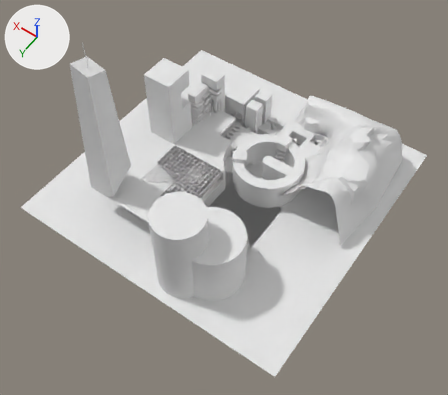
Renders of the Blender file Assets/Models/City/CityNewMaster.blend from each side of a commit.
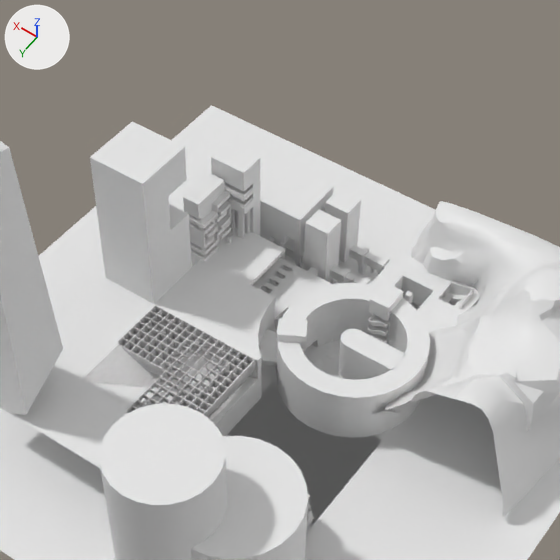
Old and new are each drawn whole from a camera (50 mm lens) standing at (-154.0, 284.0, 329.0) and looking at (-18.0, 92.0, 28.0) and again close up on the part from 23% to 82% of the width and 0% to 67% of the height. The axes (+X, +Y, +Z) are drawn at upper left. The lights are the same throughout.

The scene before the commit, as lines of its bpy script (objects in view):
```python
me_cube_082 = bpy.data.meshes.new('Cube.082')
me_cube_082.from_pydata(...)  # a box spanning x -1.0..19.0, y -19.0..1.0, z 0.0..51.0
me_furnacewall = bpy.data.meshes.new('FurnaceWall')
me_furnacewall.from_pydata(...)  # 128 vertices, 128 faces; spans x -24.0..24.0, y -24.0..24.0, z 0.0..20.0
me_furnacewall.polygons.foreach_set('use_smooth', [True] * 128)
me_plane_011 = bpy.data.meshes.new('Plane.011')
me_plane_011.from_pydata([(-1.0, -1.0, 0.0), (38.4, -1.0, 0.0), (-1.0, 18.8, 0.0), (38.4, 18.8, 0.0), (18.8, -1.0, 0.0), (18.8, 18.8, 0.0), (-1.0, 38.4, 0.0), (18.8, 38.4, 0.0)], [], [(4, 1, 3, 5), (0, 4, 5, 2), (2, 5, 7, 6)])
ob_cube_107 = bpy.data.objects.new('Cube.107', me_cube_082)
ob_cube_107.location = (41.0, 69.0, 20.0)
_m = ob_cube_107.modifiers.new('BTool_Cube.108', 'BOOLEAN')
_m.object = ob_cube_108
_m.solver = 'FLOAT'
ob_furnacewall = bpy.data.objects.new('FurnaceWall', me_furnacewall)
ob_furnacewall.location = (-20.0, 45.0, 0.0)
_m = ob_furnacewall.modifiers.new('BTool_Cube.009', 'BOOLEAN')
_m.object = ob_cube_009
_m.solver = 'FLOAT'
_m = ob_furnacewall.modifiers.new('BTool_Cube.012', 'BOOLEAN')
_m.object = ob_cube_012
_m.solver = 'FLOAT'
_m = ob_furnacewall.modifiers.new('BTool_Cube.010', 'BOOLEAN')
_m.object = ob_cube_010
_m.solver = 'FLOAT'
_m = ob_furnacewall.modifiers.new('BTool_Cube.014', 'BOOLEAN')
_m.object = ob_cube_014
_m.solver = 'FLOAT'
_m = ob_furnacewall.modifiers.new('BTool_Cube.027', 'BOOLEAN')
_m.object = ob_cube_027
_m.solver = 'FLOAT'
_m = ob_furnacewall.modifiers.new('BTool_Cube.035', 'BOOLEAN')
_m.object = ob_cube_035
_m.solver = 'FLOAT'
ob_plane_021 = bpy.data.objects.new('Plane.021', me_plane_011)
ob_plane_021.location = (1.0, 71.0, 10.0)
# also in view: 'Cylinder.010' at (-33.0, 126.0, 20.0); 'Plane.022' at (29.0, 99.0, 15.0); 'Cube.046' at (12.0, 14.0, 16.0); 'Ground' at (0.0, 60.0, 0.0); 'Cylinder.051' at (-20.0, 138.0, 24.0)
```
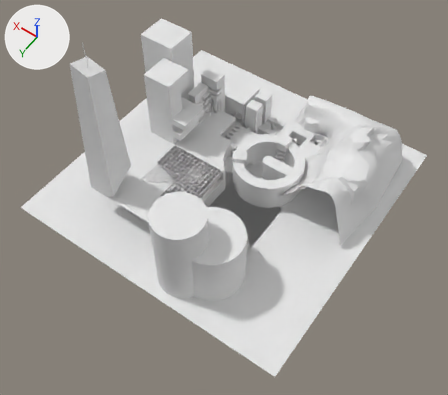
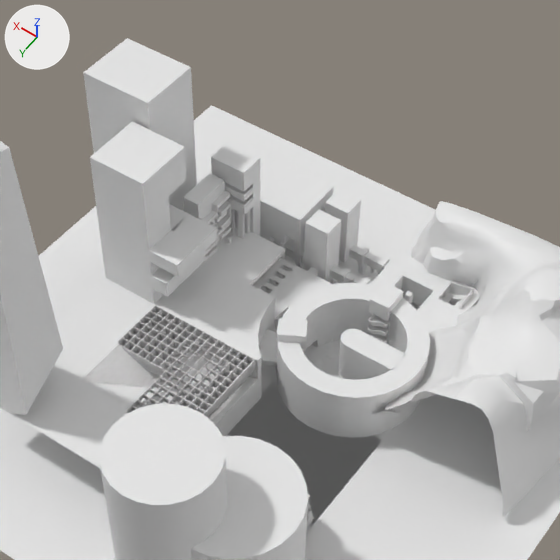
What differs and where, as boxes (x1, y1, x2, y2) in the close-ups (560 x 560 px):
```json
{"object": "Cube.107", "change": "reshaped", "before": [90, 121, 192, 304], "after": [90, 121, 217, 304], "on screen": "24% wider"}
{"object": "Cube.011", "change": "added", "after": [83, 38, 197, 211]}
{"part": 1, "of": "me_cube_082", "change": "added", "after": [90, 147, 217, 304]}
```

Edits to the scene script, one JSON object a line:
```json
{"block": "me_cube_082", "where": "# used by ob_cube_107; location = (41.0, 69.0, 20.0)"}
{"op": "remove", "block": "me_cube_082", "code": "me_cube_082.from_pydata(...)  # 8 vertices, 6 faces; spans x -1.0..19.0, y -19.0..1.0, z 0.0..51.0"}
{"op": "add", "block": "me_cube_082", "code": "me_cube_082.from_pydata(...)  # 32 vertices, 30 faces; spans x -12.0..19.0, y -19.0..1.0, z 0.0..51.0"}
{"block": "me_cube_082", "change": "me_cube_082 part 1: 24 vertices added at x -12.0..19.0, y -19.0..1.0, z 7.0..24.0"}
{"op": "add", "block": "me_cube_010", "code": ["me_cube_010 = bpy.data.meshes.new('Cube.010')", "me_cube_010.from_pydata(...)  # a box spanning x 2.0..27.0, y -10.0..11.0, z -1.0..80.0"]}
{"op": "add", "block": "ob_cube_011", "code": ["ob_cube_011 = bpy.data.objects.new('Cube.011', me_cube_010)", "ob_cube_011.location = (52.0, 38.0, 0.0)"]}
```
